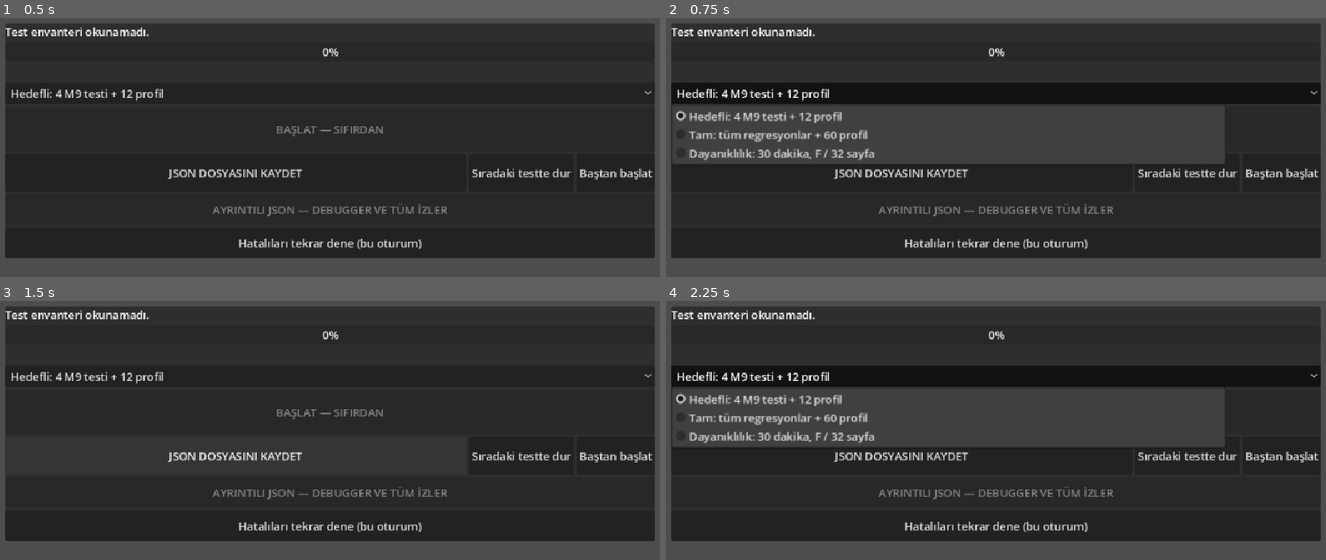
Above: before the commit, frames 1-4 (two rows, left to right).
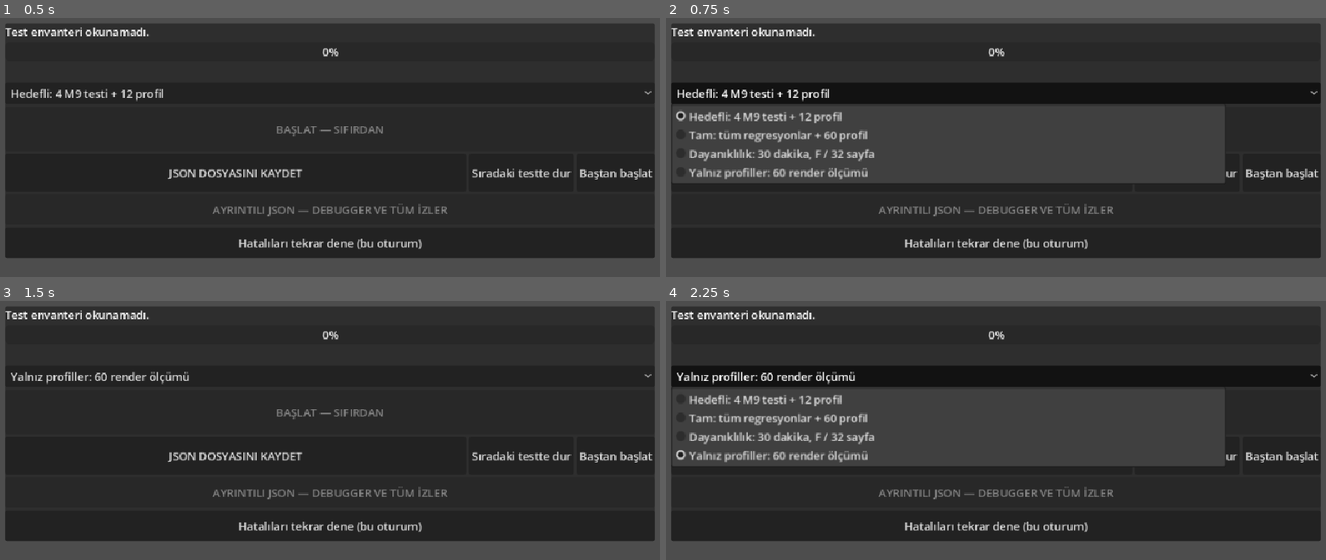
Above: after the commit, the same moments.

Repository: mehmetdem2005/FareOyunu
Game: Godot game, scene res://main.tscn
Two runs of this game, one before a commit and one after it. Both use one fixed random seed, a clock stepped at 60 frames per second and the inputs below.
Inputs (mouse positions are in pixels of both pictures, inside the frame that each line leads up to):
- Up to frame 1 (0.5 s): no input
- Up to frame 2 (0.75 s): click "Hedefli: 4 M9 testi + 12 prof…" at 0.5 s
- Up to frame 3 (1.5 s): click "JSON DOSYASINI KAYDET" at 1.25 s
- Up to frame 4 (2.25 s): click (996, 376) at 2 s, where only the run after the commit has a clickable "Yalnız profiller: 60 render ö…"

Frame 1 is identical in both runs. In frame 2, 5.6% of the frame differs, in the area x 1-85%, y 43-64%; in frame 3, 0.6%; in frame 4, 6.3%, in the area x 1-85%, y 27-64%.

Commit message:
Run the full Android performance matrix without repeating regressions

Diff:
--- a/tools/terraforge_android_suite/project/runner.gd
+++ b/tools/terraforge_android_suite/project/runner.gd
@@ -3,6 +3,7 @@
 const PROFILE_PATH = "res://addons/terra_forge/profiling/profile_scene.gd"
 const SOAK_SECONDS: float = 1800.0
 const LIFECYCLE_EVENT_LIMIT: int = 32
+const SUITE_MODES: Array[String] = ["quick", "full", "soak", "profiles"]
 var _run_dir: String = ""
 var _start: Button
 var _suite_choice: OptionButton
@@ -63,7 +64,8 @@
     if not _ci:
         _names=_inventory["quick_tests"].duplicate()
     if _profile_smoke or _soak_smoke:
-        _selected_suite="soak" if _soak_smoke else "full"
+        _selected_suite="soak" if _soak_smoke else "profiles"
+        _suite_choice.select(SUITE_MODES.find(_selected_suite))
         _names=[]
         if DisplayServer.get_name().to_lower()=="headless" or RenderingServer.get_current_rendering_method()!="mobile":
             push_error("Profile smoke requires actual Mobile renderer")
@@ -109,8 +111,8 @@
 func _start_fresh() -> void:
     if _busy or _starting or _inventory.is_empty():
         return
-    if not _ci:
-        _selected_suite=["quick","full","soak"][_suite_choice.selected]
+    if not _ci or _profile_smoke:
+        _selected_suite=SUITE_MODES[_suite_choice.selected]
         _names=_suite_tests(_suite_choice.selected)
     _starting = true
     _suite_choice.disabled=true
@@ -146,10 +148,10 @@
     _stop.text = "Sıradaki testte dur"
     _report = _new_report()
     _report["session_id"] = token
-    _report["suite_mode"] = "ci" if _ci and not _soak_smoke else _selected_suite
+    _report["suite_mode"] = "ci" if _ci and not (_profile_smoke or _soak_smoke) else _selected_suite
     _report["terrain_tree"] = _inventory.get("terrain_tree","")
     _report["planned_profiles"] = 0 if _ci and not (_profile_smoke or _soak_smoke) else _profile_plan(_selected_suite).size()
-    _report["qualification_note"] = "Quick screens candidates. Full separates 56 timing profiles from four observer profiles. Soak uses a single, slower 30-minute camera sweep. Lifecycle events and renderer timing are not physics tests."
+    _report["qualification_note"] = "Quick screens candidates. Full and profiles use the same 56 timing profiles and four observer profiles. Soak uses a single, slower 30-minute camera sweep. Guarded capsule regressions provide separate physics evidence."
     _report["application_lifecycle"] = {"events":[],"paused":0,"resumed":0,"dropped":0}
     _report["runtime_features"] = {"editor":OS.has_feature("editor"),"template":OS.has_feature("template"),"debug":OS.has_feature("debug"),"release":OS.has_feature("release")}
     _report["thermal_status"] = null
@@ -218,6 +220,7 @@
     _suite_choice.add_item("Hedefli: 4 M9 testi + 12 profil")
     _suite_choice.add_item("Tam: tüm regresyonlar + 60 profil")
     _suite_choice.add_item("Dayanıklılık: 30 dakika, F / 32 sayfa")
+    _suite_choice.add_item("Yalnız profiller: 60 render ölçümü")
     _suite_choice.select(0)
     _suite_choice.item_selected.connect(_select_suite)
     v.add_child(_suite_choice)
@@ -264,12 +267,13 @@
         _detail.text="Yeni seçim yalnız sıfırdan başlatınca uygulanır."
         return
     _names=_suite_tests(index)
-    _progress.max_value=_names.size()
+    var profiles_only: bool = _names.is_empty()
+    _progress.max_value=_profile_plan(SUITE_MODES[index]).size() if profiles_only else _names.size()
     _progress.value=0
-    _detail.text="0/%d | Başlat yeni oturum açar." % _names.size()
+    _detail.text="0/%d %s | Başlat yeni oturum açar." % [int(_progress.max_value), "profil" if profiles_only else "test"]
 
 func _suite_tests(index: int) -> Array:
-    if index==2:
+    if SUITE_MODES[index] in ["soak", "profiles"]:
         return []
     return _inventory["quick_tests" if index==0 else "tests"].duplicate()
 
@@ -445,13 +449,14 @@
 
 func _update_ui() -> void:
     var soak: bool = _selected_suite=="soak"
-    _progress.max_value = 1 if soak else _names.size()
-    _progress.value = _report["profiles"].size() if soak else _report["tests"].size()
+    var profiles_only: bool = soak or _selected_suite=="profiles"
+    _progress.max_value = int(_report["planned_profiles"]) if profiles_only else _names.size()
+    _progress.value = _report["profiles"].size() if profiles_only else _report["tests"].size()
     var counts := {}
     for t in _report["tests"]:
         counts[t["status"]] = int(counts.get(t["status"],0))+1
-    if soak:
-        _detail.text = "Profil %d/1 | Kesinti %d" % [_report["profiles"].size(),_report["profile_interruptions"].size()]
+    if profiles_only:
+        _detail.text = "Profil %d/%d | Kesinti %d" % [_report["profiles"].size(),_report["planned_profiles"],_report["profile_interruptions"].size()]
     else:
         _detail.text = "%d/%d | PASS %d | FAIL %d | Kesildi %d | Profil %d" % [_report["tests"].size(),_names.size(),counts.get("pass",0),counts.get("fail",0),counts.get("interrupted",0),_report["profiles"].size()]
     _start.disabled = _busy or _starting
@@ -460,7 +465,7 @@
     _full.disabled = _busy or _starting or _report.is_empty()
     _stop.disabled = not _busy or soak
     _restart.disabled = _starting
-    _retry.disabled = _report.is_empty() or _starting or soak
+    _retry.disabled = _report.is_empty() or _starting or profiles_only
 
 func _sample_memory() -> void:
     var rss: Variant = _read_rss()
@@ -551,7 +556,7 @@
             if t["status"]!="pass":
                 failures+=1
         if _profile_smoke:
-            if not complete:
+            if not complete or _report["suite_mode"]!="profiles" or _report["planned_tests"]!=0 or not _report["tests"].is_empty():
                 failures+=1
             var expected_plan: Array[Dictionary]=_profile_plan("full")
             var snapshot: String=""
@@ -820,7 +825,7 @@
 func _profile_plan(suite: String) -> Array[Dictionary]:
     if suite=="soak":
         return [_profile_spec(1,1,false)]
-    var full: bool = suite=="full"
+    var full: bool = suite in ["full", "profiles"]
     var pairs: Array = [[0,1],[1,3],[1,5]]
     if full:
         pairs=[[0,1],[2,3],[4,5],[0,2],[0,4],[1,3],[1,5]]
